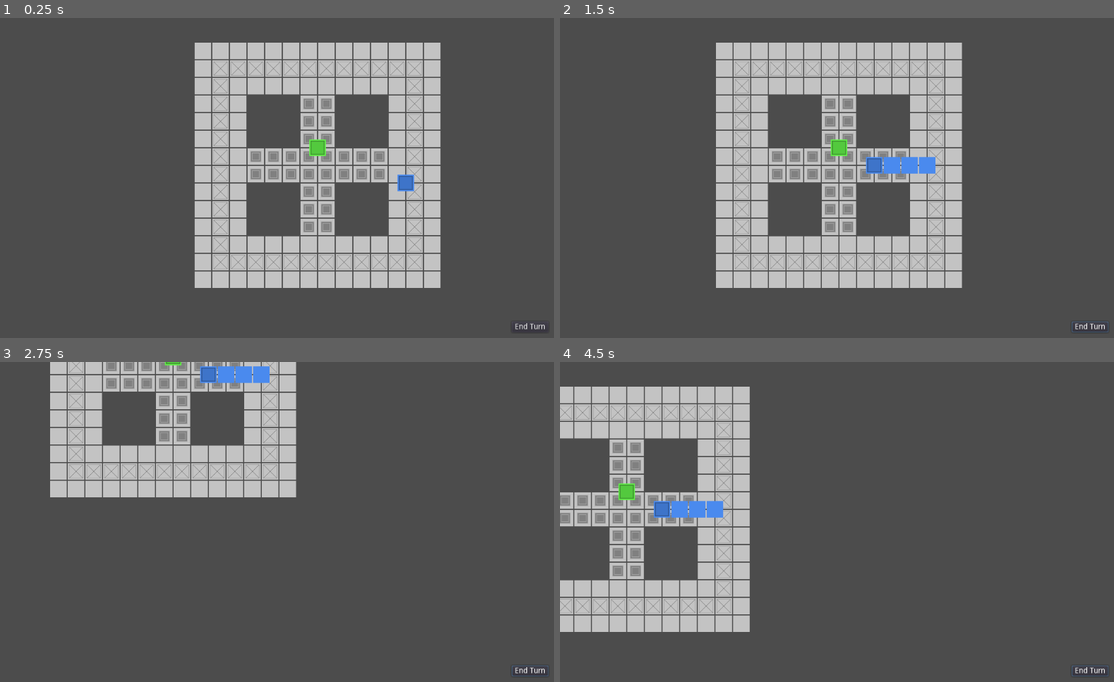
Above: before the commit, frames 1-4 (two rows, left to right).
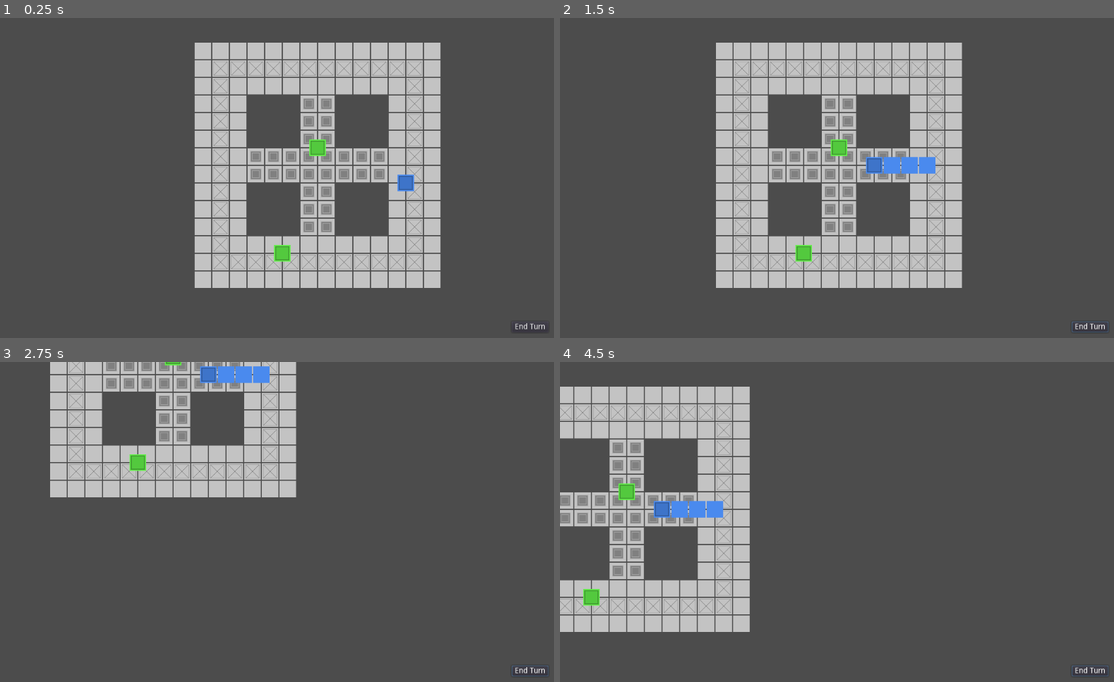
Above: after the commit, the same moments.

Repository: Henelik/HackGame
Game: Godot game, scene res://test.tscn
Same seed, same stepped clock (60 frames per second), same inputs: the game is played once before the commit and once after it.
Inputs (mouse positions are in pixels of both pictures, inside the frame that each line leads up to):
- Up to frame 1 (0.25 s): no input
- Up to frame 2 (1.5 s): click "End Turn" at 0.5 s; tap Enter at 1.25 s; move the mouse to (875, 149) at 1.27 s; hold Right (ui_right) from 1.28 s (still down); click (875, 149) at 1.42 s
- Up to frame 3 (2.75 s): move the mouse to (216, 509) at 2.02 s; release Right (ui_right) at 2.03 s; hold Down (ui_down) from 2.03 s (still down); click (216, 509) at 2.17 s
- Up to frame 4 (4.5 s): move the mouse to (897, 454) at 2.77 s; release Down (ui_down) at 2.78 s; hold Right (ui_right) 2.78-3.53 s; move the mouse to (814, 592) at 3.52 s; hold Up (ui_up) 3.53-4.28 s; click (814, 592) at 3.67 s; move the mouse to (1014, 576) at 4.27 s; hold Left (ui_left) from 4.28 s (still down)

The runs differ from the first frame. In frame 1, 0.2% of the frame differs, in the area x 49-53%, y 70-77%; in frame 2, 0.2%; in frame 3, 0.2%; in frame 4, 0.2%.

Commit message:
Updated AI pathfinding

Diff:
--- a/Scripts/BattleMap.gd
+++ b/Scripts/BattleMap.gd
@@ -23,12 +23,12 @@
 	var cameFrom = {}
 	var closed = []
 	var open = [a]
-	var gScore = {a:0}
-	var fScore = {a:1000000}
+	var gScore = {a:0} # distance from each tile to a
+	var fScore = {a:1000000} # approximate number of moves it takes to get from a to b through each tile
 	var current
 	while not open.empty():
 		current = open[0]
-		for o in open:
+		for o in open: # find the tile in the open set with the lowest fScore
 			if fScore.has(o) and fScore[o] < fScore[current]:
 				current = o
 		if fScore[current] == gScore[current] + distance:
@@ -50,6 +50,42 @@
 			gScore[n] = gScoreTemp
 			fScore[n] = gScoreTemp + abs(n.x-b.x) + abs(n.y-b.y)
 
+func findPathGroup(a : Vector2, b : Array, distance = 0): # find the shortest path to any tile in b
+	if moveMap == null:
+		_updateMoveMap(null)
+	var cameFrom = {}
+	var closed = []
+	var open = [a]
+	var gScore = {a:0} # distance from each tile to a
+	var fScore = {a:1000000} # approximate number of moves it takes to get from a to b through each tile
+	var current
+	while not open.empty():
+		current = open[0]
+		for o in open: # find the tile in the open set with the lowest fScore
+			if fScore.has(o) and fScore[o] < fScore[current]:
+				current = o
+		if fScore[current] == gScore[current] + distance: # if we found a tile the appropriate distance from the target
+			return _reconstructPath(cameFrom, current)
+		open.erase(current)
+		closed.append(current)
+		var gScoreTemp = gScore[current]+1
+		for n in [Vector2(current.x+1, current.y), Vector2(current.x, current.y-1), Vector2(current.x-1, current.y), Vector2(current.x, current.y+1)]:
+			if not moveMap.has(n):
+				continue
+			if closed.has(n):
+				continue
+			if not open.has(n): # this is a new tile
+				open.append(n)
+			elif gScoreTemp >= gScore[n]:
+				continue
+			# this is the new best path
+			cameFrom[n] = current
+			gScore[n] = gScoreTemp
+			for i in b:
+				var temp = gScoreTemp + abs(n.x-i.x) + abs(n.y-i.y)
+				if not fScore.has(n) or temp < fScore[n]:
+					fScore[n] = temp
+
 func _reconstructPath(cameFrom, current):
 	var off = Vector2(1, 1)
 	var path = [current]
--- a/Scripts/cameraController.gd
+++ b/Scripts/cameraController.gd
@@ -7,10 +7,12 @@
 var currentPlayer # an index of the array
 var selectedProgram
 var progs = []
+var bMap
 
 # Called when the node enters the scene tree for the first time.
 func _ready():
 	currentPlayer = 0
+	bMap = get_node("../BattleMap")
 	_populateProgArray()
 
 func _populateProgArray():
@@ -47,20 +49,16 @@
 
 func _AITurn():
 	for p in progs[currentPlayer]:
-		var shortestPath = null
-		get_node("../BattleMap")._updateMoveMap(p)
-		for o in progs[0]:
-			if shortestPath == null:
-				shortestPath = get_node("../BattleMap").findPath(Vector2(p.tileX, p.tileY), Vector2(o.tileX, o.tileY), 1)
-			var temp = get_node("../BattleMap").findPath(Vector2(p.tileX, p.tileY), Vector2(o.tileX, o.tileY), 1)
-			if temp == null:
+		var targets = []
+		for i in range(playerTypes.size()): # create the list of target tiles
+			if i == currentPlayer: # don't add this player's programs to the targets
 				continue
-			if temp.size() < shortestPath.size():
-				shortestPath = temp
-		if shortestPath == null:
-			print("no path found")
-			continue
-		p.movePath(shortestPath)
+			for o in progs[i]:
+				targets.append(Vector2(o.tileX, o.tileY)) # add the program heads
+				for t in o.tailSectors:
+					targets.append(Vector2(t.tileX, t.tileY)) # and tails
+		bMap._updateMoveMap(p)
+		p.movePath(bMap.findPathGroup(Vector2(p.tileX, p.tileY), targets, 1))
 	_nextTurn()
 
 func currentPlayerType():
--- a/test.tscn
+++ b/test.tscn
@@ -16,6 +16,14 @@
 movesPerTurn = 5
 maxSize = 4
 
+[node name="ProgramHead3" parent="." groups=[
+"Programs",
+] instance=ExtResource( 2 )]
+position = Vector2( 0.0796509, 127.527 )
+levelRef = NodePath("../BattleMap")
+movesPerTurn = 5
+maxSize = 4
+
 [node name="ProgramHead2" parent="." groups=[
 "Programs",
 ] instance=ExtResource( 2 )]
